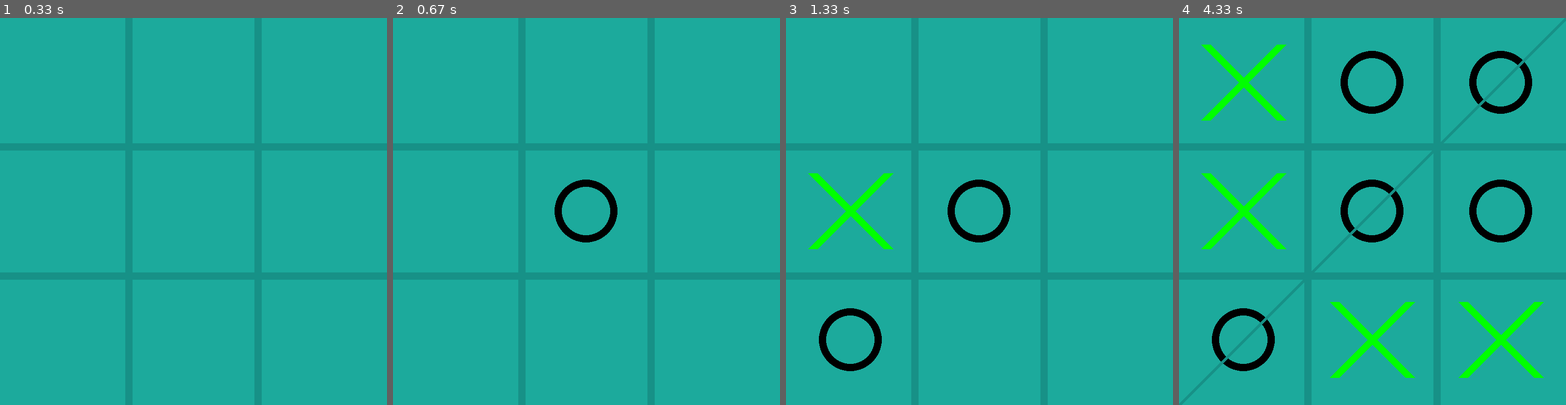
Above: before the commit, frames 1-4 (left to right).
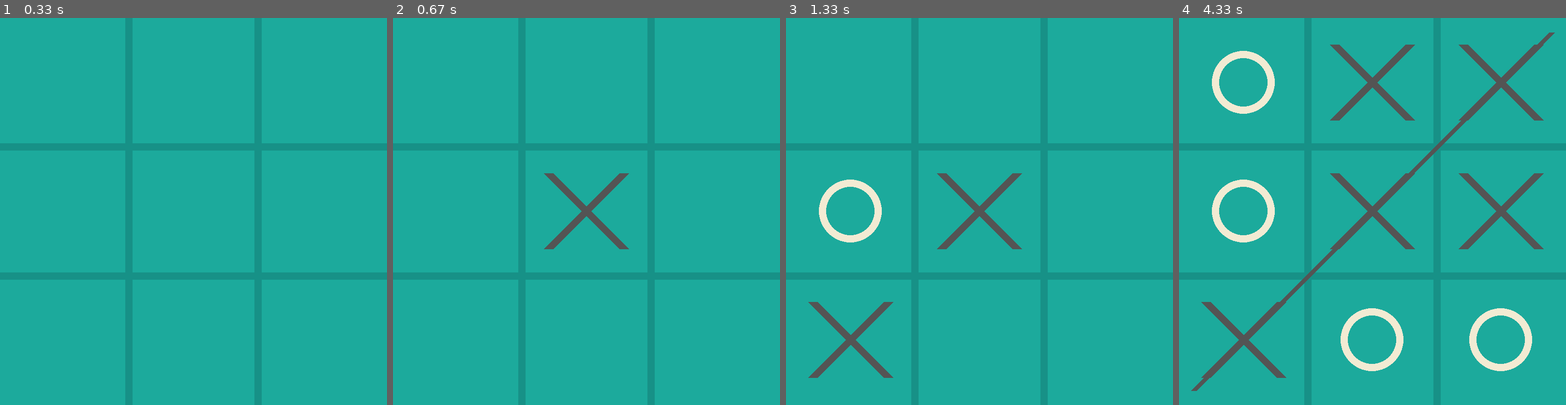
Above: after the commit, the same moments.

Repository: Malkhasyan005/Pygame_Projects
Game: pygame game, started from X_O_Game/game.py
The game is run twice, just before and just after one commit, with the same random seed, the same clock (stepped at 60 frames per second) and the same inputs.
Inputs (mouse positions are in pixels of both pictures, inside the frame that each line leads up to):
- Up to frame 1 (0.33 s): no input
- Up to frame 2 (0.67 s): click (586, 211) at 0.38 s
- Up to frame 3 (1.33 s): click (886, 215) at 0.72 s; click (859, 304) at 1.05 s
- Up to frame 4 (4.33 s): click (1515, 346) at 1.38 s; click (1380, 79) at 1.72 s; click (1353, 312) at 2.05 s; click (1473, 273) at 2.38 s; click (1225, 126) at 3.22 s; click (1453, 141) at 4.05 s

Frame 1 is identical in both runs. In frame 2, 1.7% of the frame differs, in the area x 39-61%, y 40-60%; in frame 3, 5.0%; in frame 4, 16%, in the area x 0-100%, y 0-100%.

Commit message:
X and O game is finish

Diff:
--- a/X_O_Game/game.py
+++ b/X_O_Game/game.py
@@ -19,15 +19,19 @@
         self.height = 800
         self.bg_color = (28, 170, 156)
         self.line_color = (23, 145, 135)
+        self.color_x = (84, 84, 84)
+        self.color_o = (242, 235, 211)
         self.board = np.zeros((3, 3))
         self.block_size = (800 // 3)
-        self.player = 1
+        self.player = 2
         self.space = 55
+        self.line_space = 30
         self.block_width = 20
         self.circle_width = 15
         self.radius = 65
         self.mouse_pos = None
         self.surface = pygame.display.set_mode((self.width, self.height))
+        self.player_win = False
         self.running = True
 
     def draw_x_or_o(self, y, x, player):
@@ -46,13 +50,15 @@
         for y in range(3):
             for x in range(3):
                 if self.board[y][x] == 1:
-                    pygame.draw.circle(self.surface, (0, 0, 0), (int(x * self.block_size + self.block_size / 2), int(y * self.block_size + self.block_size / 2)), self.radius, self.circle_width)
+                    pygame.draw.circle(self.surface, self.color_o, (int(x * self.block_size + self.block_size / 2), int(y * self.block_size + self.block_size / 2)), self.radius, self.circle_width)
                 if self.board[y][x] == 2:
-                    pygame.draw.line(self.surface, (0, 255, 0), (x * self.block_size + self.space, y * self.block_size + self.block_size - self.space),
+                    pygame.draw.line(self.surface, self.color_x, (x * self.block_size + self.space, y * self.block_size + self.block_size - self.space),
                                                             (x * self.block_size + self.block_size - self.space, y * self.block_size + self.space), self.block_width)
-                    pygame.draw.line(self.surface, (0, 255, 0), (x * self.block_size + self.space, y * self.block_size + self.space),
+                    pygame.draw.line(self.surface, self.color_x, (x * self.block_size + self.space, y * self.block_size + self.space),
                                                             (x * self.block_size + self.block_size - self.space, y * self.block_size + self.block_size - self.space), self.block_width)
 
+    def restart(self):
+        self.board = np.zeros((3, 3))
 
     def update_board(self):
         if self.empty_block(self.mouse_pos[1], self.mouse_pos[0]):
@@ -67,41 +73,60 @@
     def win(self):
         for y in range(3):
             if self.board[y][0] == 1 and self.board[y][1] == 1 and self.board[y][2] == 1:
-                 self.draw_horizonal_line(y)
+                 self.draw_horizonal_line(y, self.color_o)
+                 self.player_win = True
             if self.board[y][0] == 2 and self.board[y][1] == 2 and self.board[y][2] == 2:
-                 self.draw_horizonal_line(y)
+                 self.draw_horizonal_line(y, self.color_x)
+                 self.player_win = True
         for x in range(3):
             if self.board[0][x] == 1 and self.board[1][x] == 1 and self.board[2][x] == 1:
-                 self.draw_vertical_line(x)
+                 self.draw_vertical_line(x, self.color_o)
+                 self.player_win = True
             if self.board[0][x] == 2 and self.board[1][x] == 2 and self.board[2][x] == 2:
-                 self.draw_vertical_line(x)
+                 self.draw_vertical_line(x, self.color_x)
+                 self.player_win = True
         if self.board[0][0] == 1 and self.board[1][1] == 1 and self.board[2][2] == 1:
-            self.draw_diagonal_line()
+            self.draw_diagonal_line(self.color_o)
+            self.player_win = True
         if self.board[0][2] == 1 and self.board[1][1] == 1 and self.board[2][0] == 1:
-            self.draw_revers_diagonal_line()
+            self.draw_revers_diagonal_line(self.color_o)
+            self.player_win = True
         if self.board[0][0] == 2 and self.board[1][1] == 2 and self.board[2][2] == 2:
-            self.draw_diagonal_line()
+            self.draw_diagonal_line(self.color_x)
+            self.player_win = True
         if self.board[0][2] == 2 and self.board[1][1] == 2 and self.board[2][0] == 2:
-            self.draw_revers_diagonal_line()
+            self.draw_revers_diagonal_line(self.color_x)
+            self.player_win = True
 
-    def draw_vertical_line(self, i):
-        pygame.draw.line(self.surface, self.line_color, (i * self.width // 3 + self.block_size / 2, 0), (i * self.width // 3 + self.block_size / 2, 800), 8)
+    def draw_vertical_line(self, i, color):
+        pygame.draw.line(self.surface, color, (i * self.width // 3 + self.block_size / 2, self.line_space), (i * self.width // 3 + self.block_size / 2, 800 - self.line_space), 12)
 
-    def draw_horizonal_line(self, i):
-        pygame.draw.line(self.surface, self.line_color, (0, i * self.height // 3 + self.block_size / 2), (800, i * self.height // 3 + self.block_size / 2), 8)
+    def draw_horizonal_line(self, i, color):
+        pygame.draw.line(self.surface, color, (self.line_space, i * self.height // 3 + self.block_size / 2), (800 - self.line_space, i * self.height // 3 + self.block_size / 2), 12)
 
-    def draw_diagonal_line(self):
-        pygame.draw.line(self.surface, self.line_color, (0, 0), (800, 800), 8)
+    def draw_diagonal_line(self, color):
+        pygame.draw.line(self.surface, color, (self.line_space, self.line_space), (800 - self.line_space, 800 - self.line_space), 12)
 
-    def draw_revers_diagonal_line(self):
-        pygame.draw.line(self.surface, self.line_color, (0, 800), (800, 0), 8)
+    def draw_revers_diagonal_line(self, color):
+        pygame.draw.line(self.surface, color, (self.line_space, 800 - self.line_space), (800 - self.line_space, self.line_space), 12)
 
+    def full_board(self):
+        for y in range(3):
+            for x in range(3):
+                if self.board[y][x] == 0:
+                    return False
+        return True
 
-    def play(self):
+    def draw_elements(self):
         self.surface.fill(self.bg_color)
         self.draw_lines()
         self.draw_blocks()
+
+    def play(self):
+        self.draw_elements()
         self.win()
+        if self.full_board():
+            self.player_win = True
 
     def run(self):
 
@@ -109,9 +134,12 @@
             for event in pygame.event.get():
                 if event.type == pygame.QUIT:
                     self.running = False
-                if event.type == pygame.MOUSEBUTTONDOWN:
+                if event.type == pygame.MOUSEBUTTONDOWN and not self.player_win:
                     self.mouse_pos = (int(event.pos[0] / (800 // 3)), int(event.pos[1] / (800 // 3)))
                     self.update_board()
+                if event.type == pygame.KEYDOWN and self.player_win:
+                    self.restart()
+                    self.player_win = False
 
             self.play()
 
